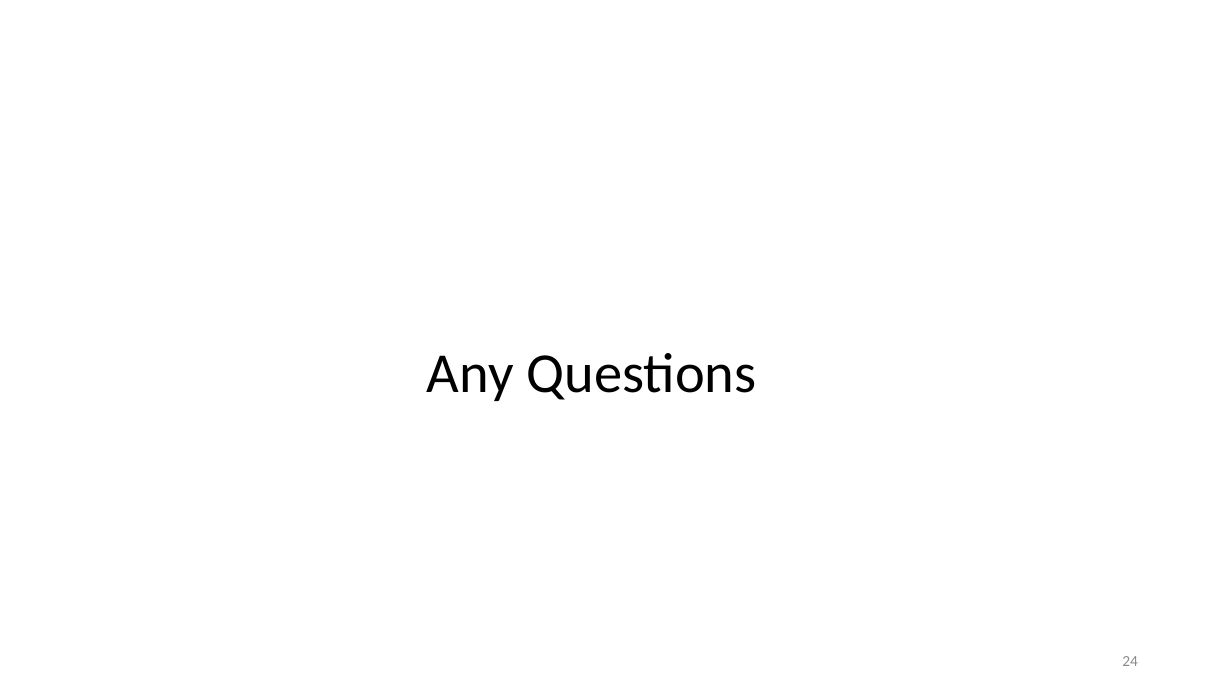
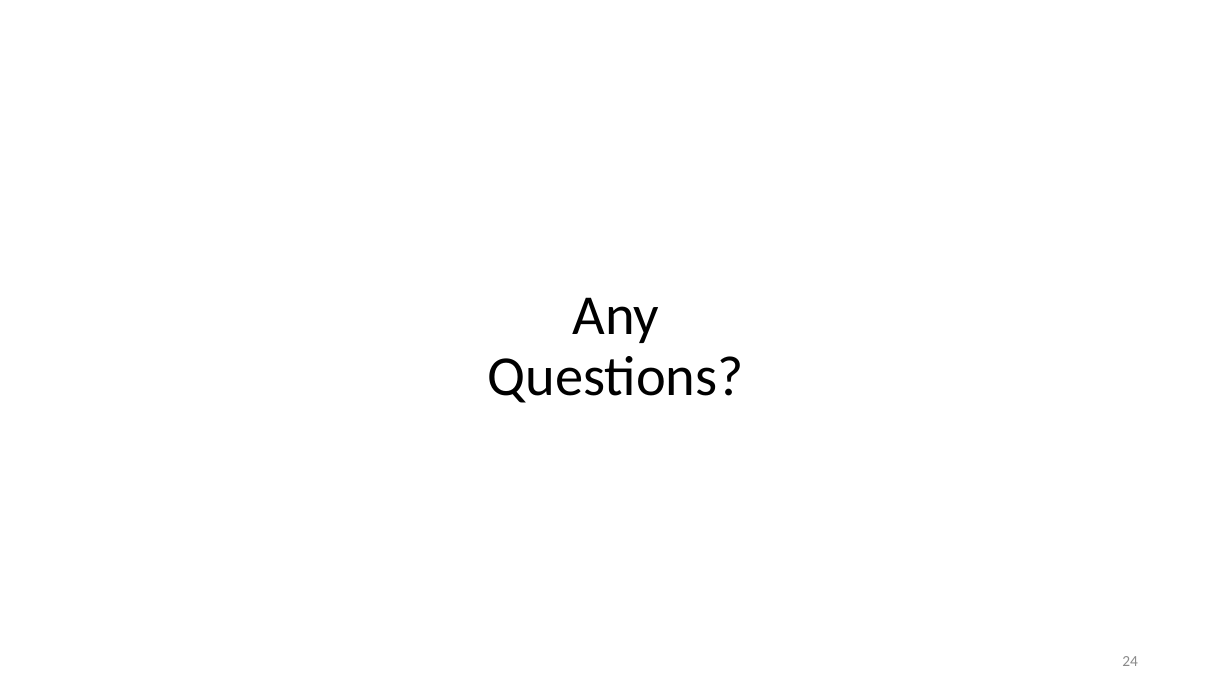
Before and after one commit to DemirDorukDilek/CBS, a slide deck: slide 24 of dahahilipls.pptx. Drawn at 1232x693 pixels with LibreOffice and Linux fonts; fonts in the diff are those of the drawing. Boxes give left, top, right and bottom in pixels: in the first picture for what was removed or moved away, otherwise in the second. Text is boxed around its words. In the diff, an @@ line names an element or a change of style, - is before the commit and + after.

```diff
--- a/dahahilipls.pptx
+++ b/dahahilipls.pptx
@@ title at box(488, 297, 744, 403): text changed @@
-Any Questions
+Any Questions?
```
Also in this commit, not shown: 6 other slides changed.
